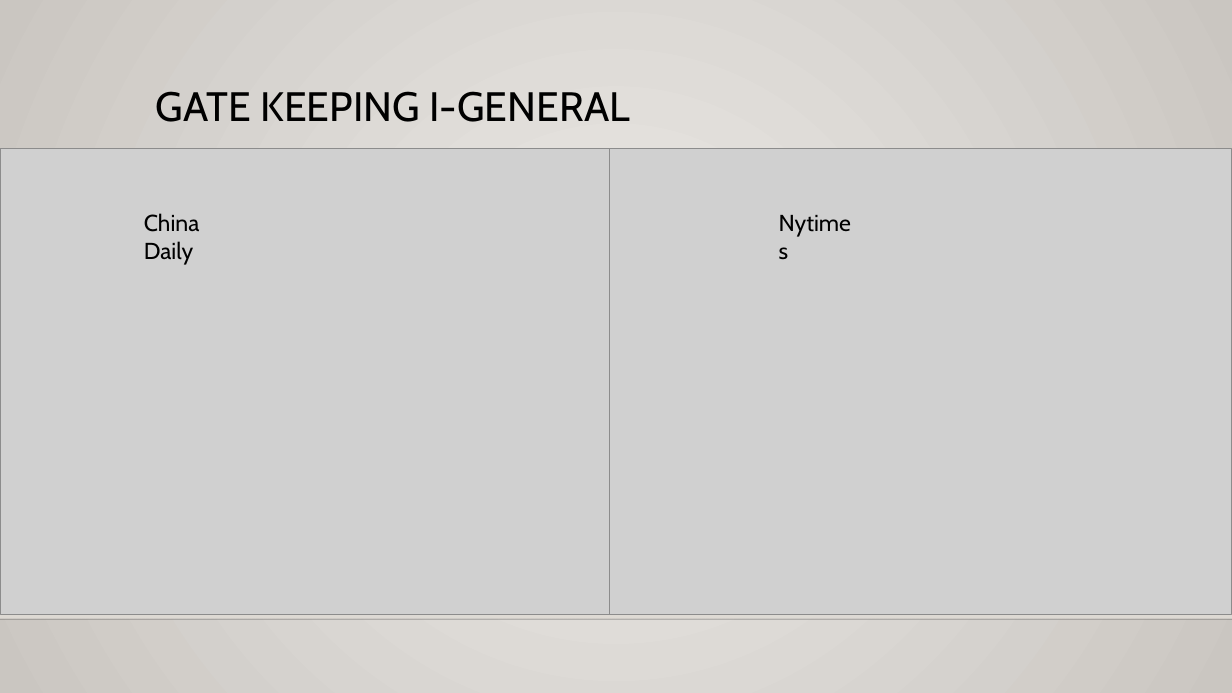
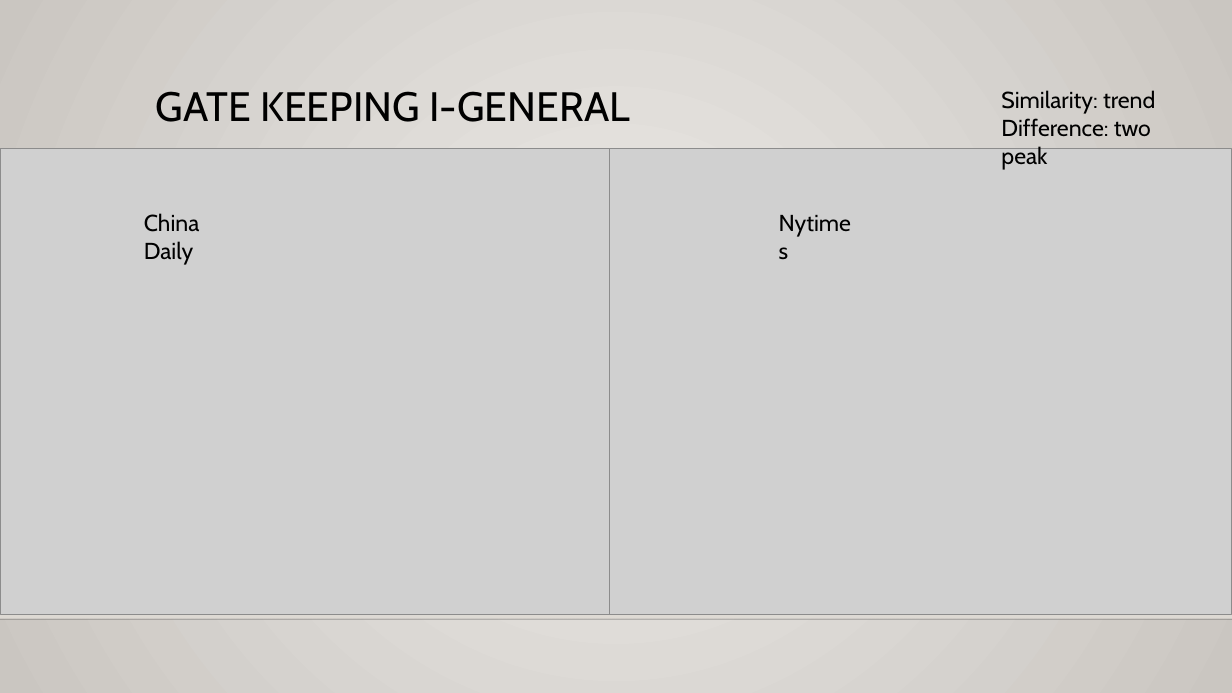
Before and after one commit to waterknows/hwcfpp, a slide deck: slide 8 of project/project.pptx. Drawn at 1232x693 pixels with LibreOffice and Linux fonts; fonts in the diff are those of the drawing; grey boxes stand for pictures; background and template pictures are left out. Boxes give left, top, right and bottom in pixels: in the first picture for what was removed or moved away, otherwise in the second. Text is boxed around its words. In the diff, an @@ line names an element or a change of style, - is before the commit and + after.

```diff
--- a/project/project.pptx
+++ b/project/project.pptx
@@ text added at (1001,90,1155,170), 18 pt, text #000000 @@
+Similarity: trend
+Difference: two peak
```
Also in this commit, not shown: 4 other slides changed.
